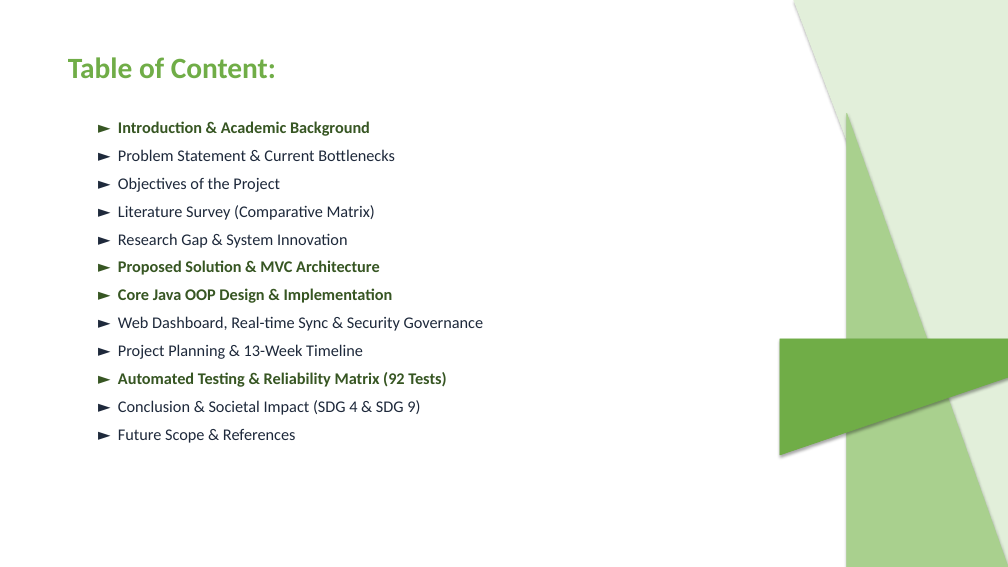
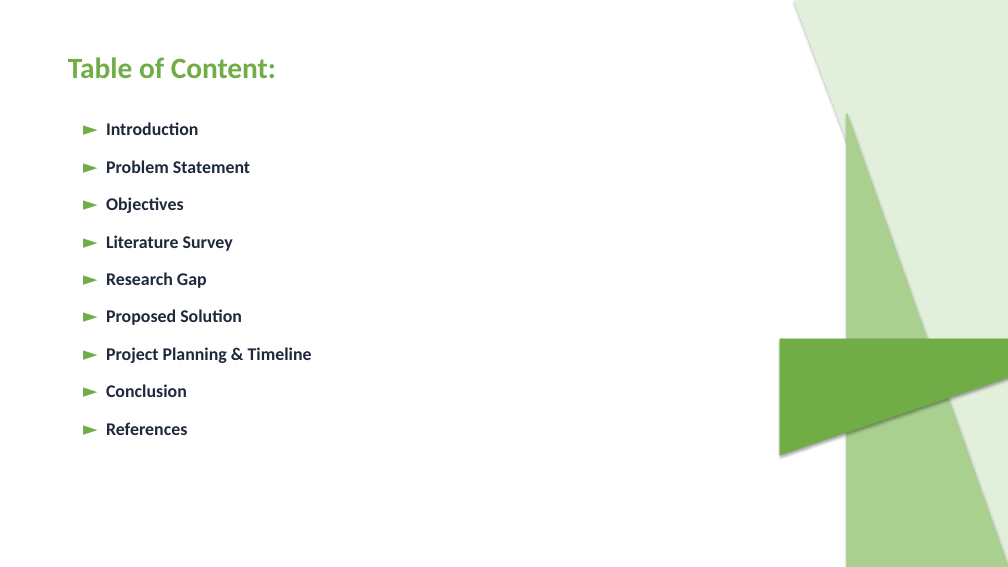
Before and after one commit to ATP0925/CampusNotify-Java-Mini-Project, a slide deck: slide 2 of CampusNotify_Review_Presentation.pptx. Drawn at 1008x567 pixels with LibreOffice and Linux fonts; fonts in the diff are those of the drawing. Boxes give left, top, right and bottom in pixels: in the first picture for what was removed or moved away, otherwise in the second. Text is boxed around its words. In the diff, an @@ line names an element or a change of style, - is before the commit and + after.

Commit message:
docs: align PPT deck strictly to Review 1 agenda (9 topics) and sync report points with sample report

```diff
--- a/CampusNotify_Review_Presentation.pptx
+++ b/CampusNotify_Review_Presentation.pptx
@@ text at [106, 122, 312, 435]: text changed; size 15.5 to 17 pt; bold on @@
-► Introduction & Academic Background
-► Problem Statement & Current Bottlenecks
-► Objectives of the Project
-► Literature Survey (Comparative Matrix)
-► Research Gap & System Innovation
-► Proposed Solution & MVC Architecture
-► Core Java OOP Design & Implementation
-► Web Dashboard, Real-time Sync & Security Governance
-► Project Planning & 13-Week Timeline
-► Automated Testing & Reliability Matrix (92 Tests)
-► Conclusion & Societal Impact (SDG 4 & SDG 9)
-► Future Scope & References
+► Introduction
+► Problem Statement
+► Objectives
+► Literature Survey
+► Research Gap
+► Proposed Solution
+► Project Planning & Timeline
+► Conclusion
+► References
```
Also in this commit, not shown: 3 other slides changed, 8 slides added, 12 slides removed, 11 other files.
